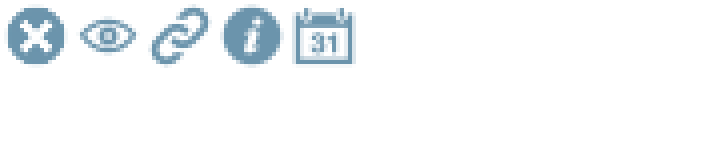
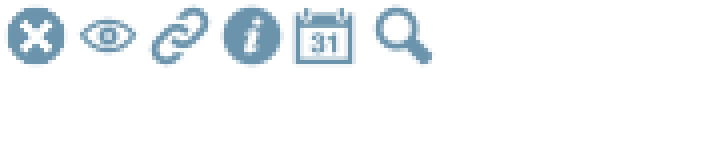
The second 720x144 image is a revision of the first. Changes to its layers:
added layer "search" above "calender" over <box>372,4,436,68</box>
